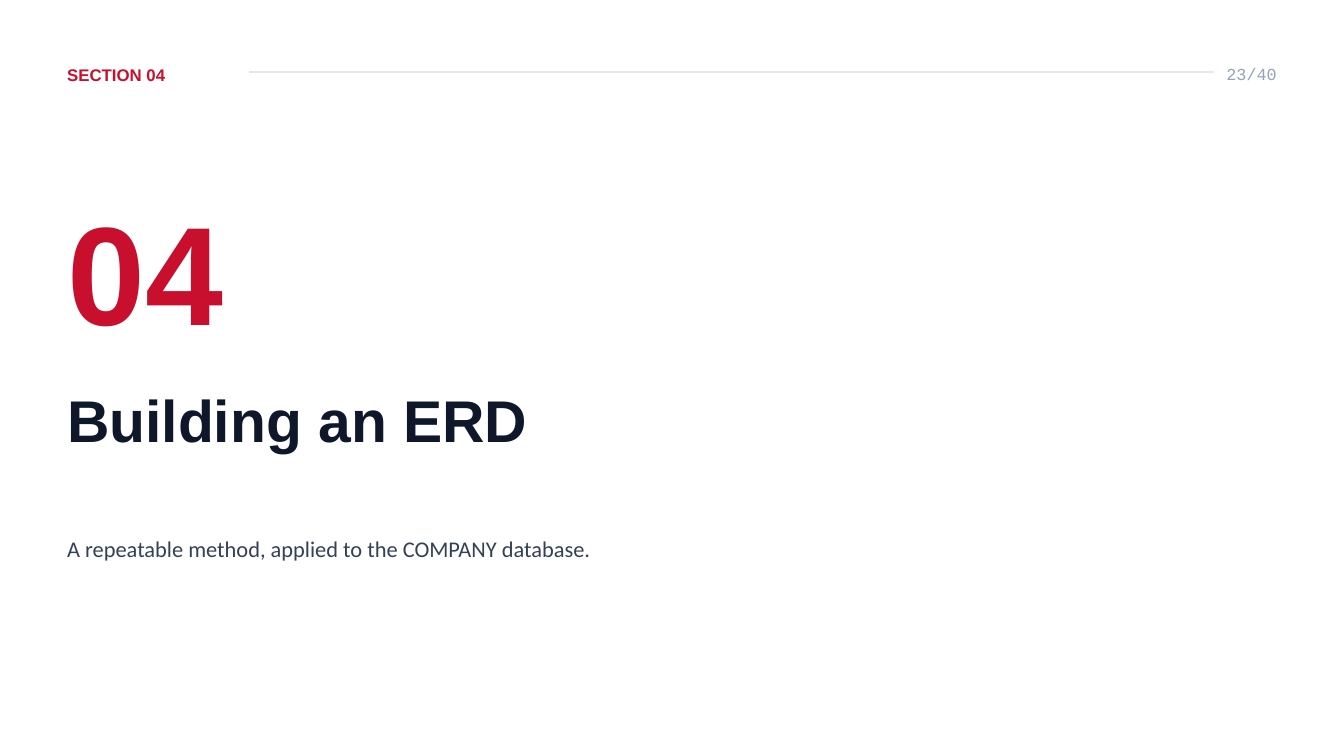
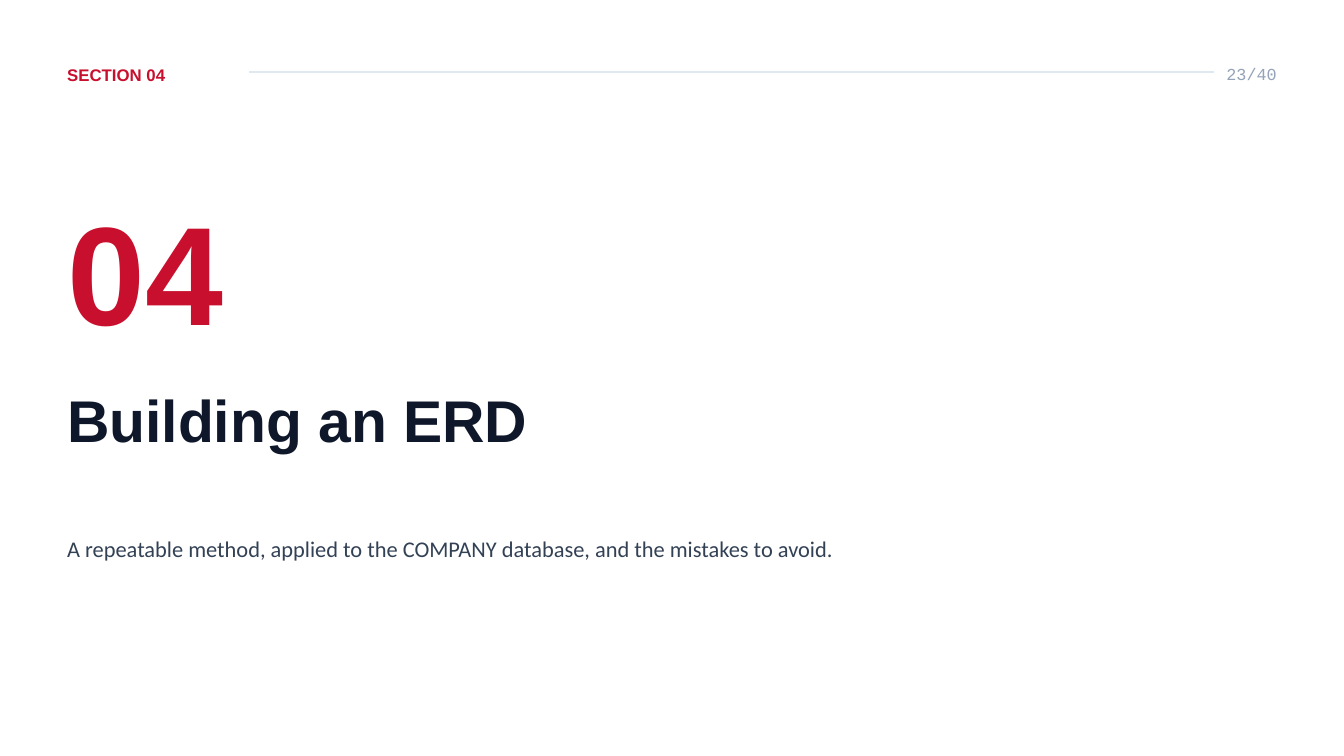
Before and after one commit to ahmedatef2007/db-slides, a slide deck: slide 23 of pptx/ITI_Database_Course_Lesson_2_ERD.pptx. Drawn at 1344x756 pixels with LibreOffice and Linux fonts; fonts in the diff are those of the drawing. Boxes give left, top, right and bottom in pixels: in the first picture for what was removed or moved away, otherwise in the second. Text is boxed around its words. In the diff, an @@ line names an element or a change of style, - is before the commit and + after.

```diff
--- a/pptx/ITI_Database_Course_Lesson_2_ERD.pptx
+++ b/pptx/ITI_Database_Course_Lesson_2_ERD.pptx
@@ text at [67,541,833,561]: text changed @@
-A repeatable method, applied to the COMPANY database.
+A repeatable method, applied to the COMPANY database, and the mistakes to avoid.
```
Also in this commit, not shown: 3 other slides changed, 8 other files.
